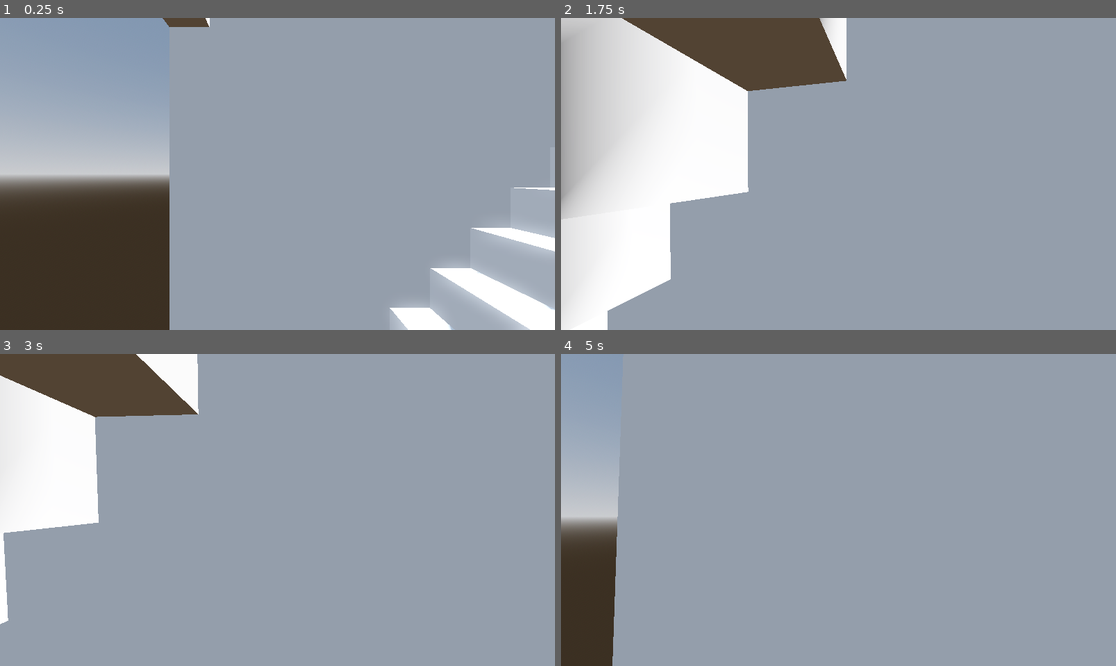
Above: before the commit, frames 1-4 (two rows, left to right).
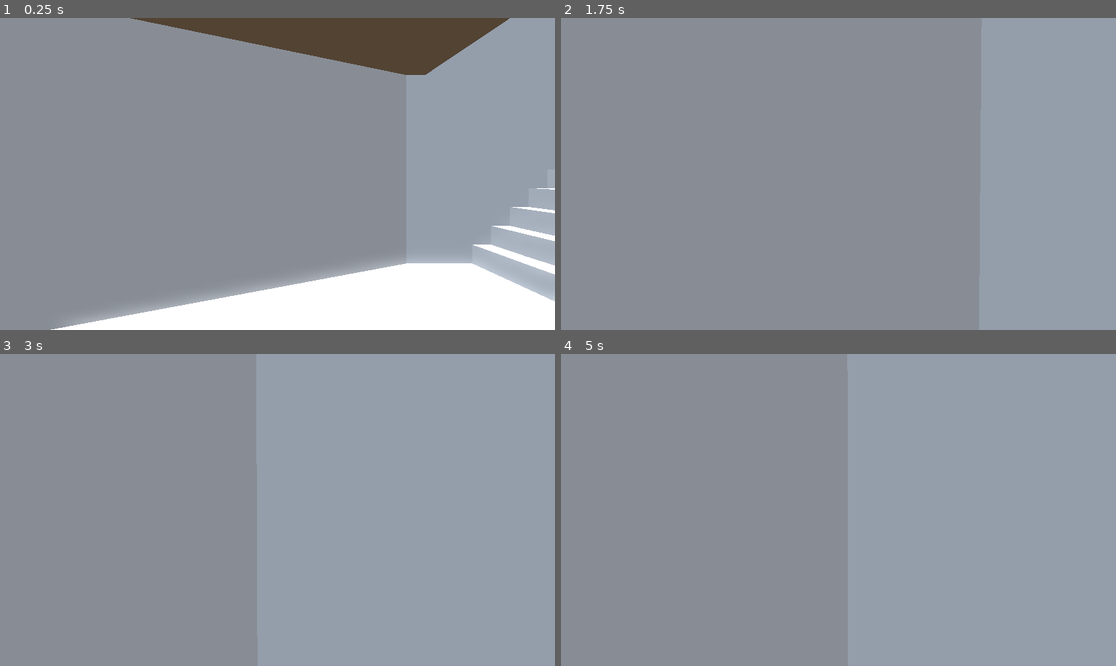
Above: after the commit, the same moments.

Repository: VojtaStruhar/antichamber-example
Game: Godot game, scene res://world.tscn
Two runs of this game, one before a commit and one after it. Both use one fixed random seed, a clock stepped at 60 frames per second and the inputs below. The project has no main scene, so this scene is started directly.
Inputs (mouse positions are in pixels of both pictures, inside the frame that each line leads up to):
- Up to frame 1 (0.25 s): no input
- Up to frame 2 (1.75 s): tap Enter (ui_accept) at 0.5, 0.77, 1.52 s; move the mouse to (866, 174) at 0.52 s; hold Up from 0.53 s (still down); move the mouse to (810, 174) at 1.27 s
- Up to frame 3 (3 s): keep holding Up; move the mouse to (288, 503) at 2.02 s; tap Enter (ui_accept) at 2.75 s; move the mouse to (271, 516) at 2.77 s
- Up to frame 4 (5 s): keep holding Up; tap Enter (ui_accept) at 3.02, 3.77, 4.52 s; move the mouse to (877, 513) at 3.52 s; move the mouse to (794, 506) at 4.27 s

The runs differ from the first frame. In frame 1, 46% of the frame differs, in the area x 0-100%, y 0-100%; in frame 2, 30%; in frame 3, 14%; in frame 4, 10%.

Commit message:
Level setup

Diff:
--- a/world.tscn
+++ b/world.tscn
@@ -1,7 +1,10 @@
-[gd_scene load_steps=10 format=4 uid="uid://by4fsuj02uyb3"]
+[gd_scene load_steps=13 format=4 uid="uid://by4fsuj02uyb3"]
 
 [ext_resource type="Script" uid="uid://bdclx4q3c332j" path="res://player.gd" id="1_f3sb7"]
 [ext_resource type="PackedScene" uid="uid://bcbrwu11sdvwe" path="res://meshes/antichamber-stairs-collider.glb" id="1_fj7yv"]
+[ext_resource type="PackedScene" uid="uid://by53bp0otp7po" path="res://meshes/antichamber-hall-afterstairs.glb" id="3_036b0"]
+[ext_resource type="PackedScene" uid="uid://bt17sdicbdjbk" path="res://meshes/antichamber-hall-beforestairs.glb" id="4_dwbse"]
+[ext_resource type="PackedScene" uid="uid://vrjaq85xxmkb" path="res://meshes/antichamber-hall-win.glb" id="5_pkg7o"]
 
 [sub_resource type="ProceduralSkyMaterial" id="ProceduralSkyMaterial_f3sb7"]
 sky_horizon_color = Color(0.662243, 0.671743, 0.686743, 1)
@@ -15,6 +18,10 @@
 sky = SubResource("Sky_fj7yv")
 tonemap_mode = 2
 glow_enabled = true
+
+[sub_resource type="CapsuleShape3D" id="CapsuleShape3D_f3sb7"]
+radius = 0.375
+height = 1.5
 
 [sub_resource type="StandardMaterial3D" id="StandardMaterial3D_mca7i"]
 
@@ -48,10 +55,6 @@
 blend_shape_mode = 0
 shadow_mesh = SubResource("ArrayMesh_j0eh1")
 
-[sub_resource type="CapsuleShape3D" id="CapsuleShape3D_f3sb7"]
-radius = 0.375
-height = 1.75
-
 [node name="World" type="Node3D"]
 
 [node name="WorldEnvironment" type="WorldEnvironment" parent="."]
@@ -61,26 +64,48 @@
 transform = Transform3D(-0.866025, -0.433013, 0.25, 0, 0.5, 0.866025, -0.5, 0.75, -0.433013, 0, 0, 0)
 shadow_enabled = true
 
-[node name="antichamber-stairs" type="Node3D" parent="."]
-transform = Transform3D(1, 0, 0, 0, 1, 0, 0, 0, 1, -0.807172, 0, 1.64452)
+[node name="Player" type="CharacterBody3D" parent="." node_paths=PackedStringArray("camera")]
+transform = Transform3D(1, 0, 0, 0, 1, 0, 0, 0, 1, -2.86793, -0.25, 0.257735)
+floor_max_angle = 0.872665
+script = ExtResource("1_f3sb7")
+camera = NodePath("Camera3D")
 
-[node name="Stairs" type="MeshInstance3D" parent="antichamber-stairs"]
+[node name="CollisionShape3D" type="CollisionShape3D" parent="Player"]
+shape = SubResource("CapsuleShape3D_f3sb7")
+
+[node name="Camera3D" type="Camera3D" parent="Player"]
+transform = Transform3D(1, 0, 0, 0, 1, 0, 0, 0, 1, 0, 0.2, 0)
+
+[node name="RedStairs" type="Node3D" parent="."]
+transform = Transform3D(1, 0, 0, 0, 1, 0, 0, 0, 1, -0.9, 0, 0)
+metadata/_edit_group_ = true
+
+[node name="Stairs" type="MeshInstance3D" parent="RedStairs"]
 transform = Transform3D(1, 0, 0, 0, 0, 1, 0, -1, 0, 0, 0, 0)
 mesh = SubResource("ArrayMesh_p540j")
 skeleton = NodePath("")
 
-[node name="Collider" parent="antichamber-stairs" instance=ExtResource("1_fj7yv")]
+[node name="Collider" parent="RedStairs" instance=ExtResource("1_fj7yv")]
 
-[node name="CharacterBody3D" type="CharacterBody3D" parent="." node_paths=PackedStringArray("camera")]
-transform = Transform3D(1, 0, 0, 0, 1, 0, 0, 0, 1, -0.867929, 0, 0.757735)
-floor_stop_on_slope = false
-floor_max_angle = 0.872665
-script = ExtResource("1_f3sb7")
-camera = NodePath("Camera3D")
+[node name="BlueStairs" type="Node3D" parent="."]
+transform = Transform3D(-1, 0, -8.74228e-08, 0, 1, 0, 8.74228e-08, 0, -1, 0.8, -2.2, 0.2)
+metadata/_edit_group_ = true
 
-[node name="CollisionShape3D" type="CollisionShape3D" parent="CharacterBody3D"]
-transform = Transform3D(1, 0, 0, 0, 1, 0, 0, 0, 1, -0.101216, 0.107668, 0)
-shape = SubResource("CapsuleShape3D_f3sb7")
+[node name="Stairs" type="MeshInstance3D" parent="BlueStairs"]
+transform = Transform3D(1, 0, 0, 0, 0, 1, 0, -1, 0, 0, 0, 0)
+mesh = SubResource("ArrayMesh_p540j")
+skeleton = NodePath("")
 
-[node name="Camera3D" type="Camera3D" parent="CharacterBody3D"]
-transform = Transform3D(1, 0, 0, 0, 1, 0, 0, 0, 1, 0, 0.5, 0)
+[node name="Collider" parent="BlueStairs" instance=ExtResource("1_fj7yv")]
+
+[node name="AfterRed" parent="." instance=ExtResource("3_036b0")]
+transform = Transform3D(1, 0, 0, 0, 1, 0, 0, 0, 1, 3.4, 2.2, -5.9)
+
+[node name="AfterRed2" parent="." instance=ExtResource("3_036b0")]
+transform = Transform3D(1, 0, 0, 0, 1, 0, 0, 0, 1, 3.4, -2.2, -3.8)
+
+[node name="BeforeStairs" parent="." instance=ExtResource("4_dwbse")]
+transform = Transform3D(1, 0, 0, 0, 1, 0, 0, 0, 1, -1.5, 0, 0.1)
+
+[node name="antichamber-hall-win" parent="." instance=ExtResource("5_pkg7o")]
+transform = Transform3D(1, 0, 0, 0, 1, 0, 0, 0, 1, -1.6, 0, -4.6)
Binary file added: meshes/antichamber-hall-afterstairs.glb
Not shown, added: meshes/antichamber-hall-afterstairs.glb.import
Binary file added: meshes/antichamber-hall-beforestairs.glb
Not shown, added: meshes/antichamber-hall-beforestairs.glb.import
Binary file added: meshes/antichamber-hall-win.glb
Not shown, added: meshes/antichamber-hall-win.glb.import
